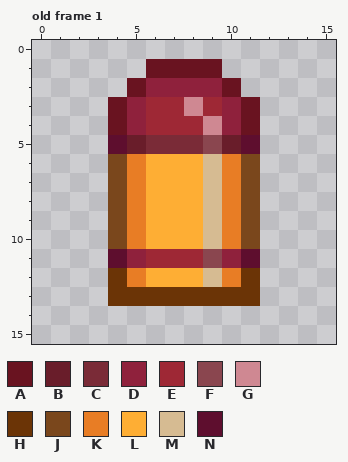
File history of a pixel-art file, assets/art/ui/ui-bullet.aseprite. The picture above is the old version.
16x16 pixels, 1 frame. Shown: old frame 1. The commit also changed other frames, which this record leaves out.
Palette (. is transparent): A #691320  B #691d2a  C #7a2b37  D #8f213c  E #9e2835  F #8a464f  G #cf8892  H #6b3406  J #7a471c  K #e87d25  L #feae34  M #d6bb92  N #5e0e2e
The result:
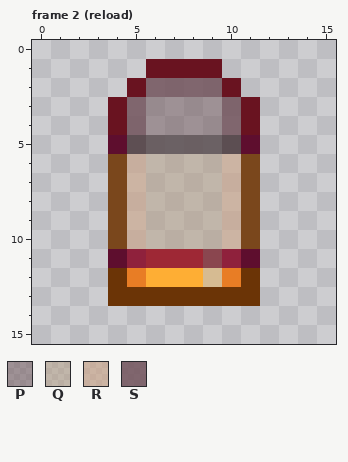
Colours new in this view: P #6e53587d  Q #b59e827d  R #cca589a1  S #755860e0
A new or re-ordered frame is compared with the old frame closest to it.
Changes in this commit:
frames 1 -> 6
colour B: #691d2a -> #4f3e42e0
colour C: #7a2b37 -> #5e5255e0
Changed rows in their new state; - is a pixel that keeps its letter.
Frame 2 (reload) is new; against old frame 1:
first column x 5:
 2 -SSSS-
 3 SPPPPS
 4 SPPPPS
 5 ----C-
 6 RQQQQR
 7 RQQQQR
 8 RQQQQR
 9 RQQQQR
10 RQQQQR
Boxes around the changes in both pictures, in picture pixels (x1, y1, x2, y2):
changed: (127, 78, 241, 249)
